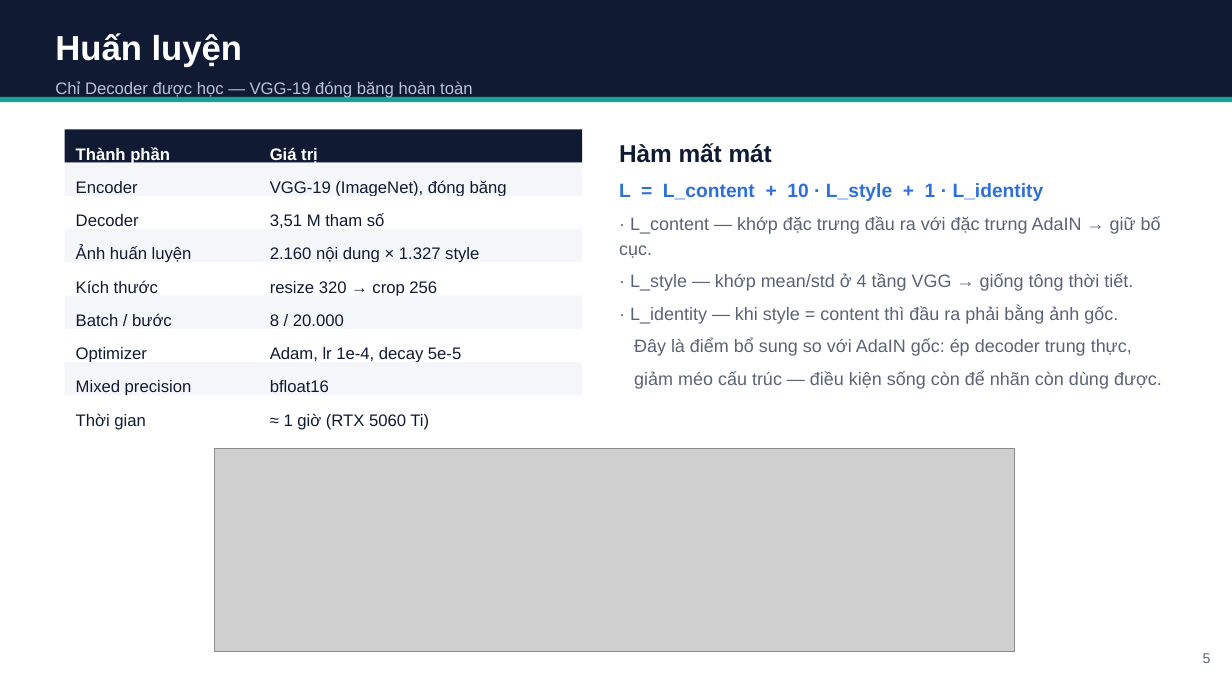
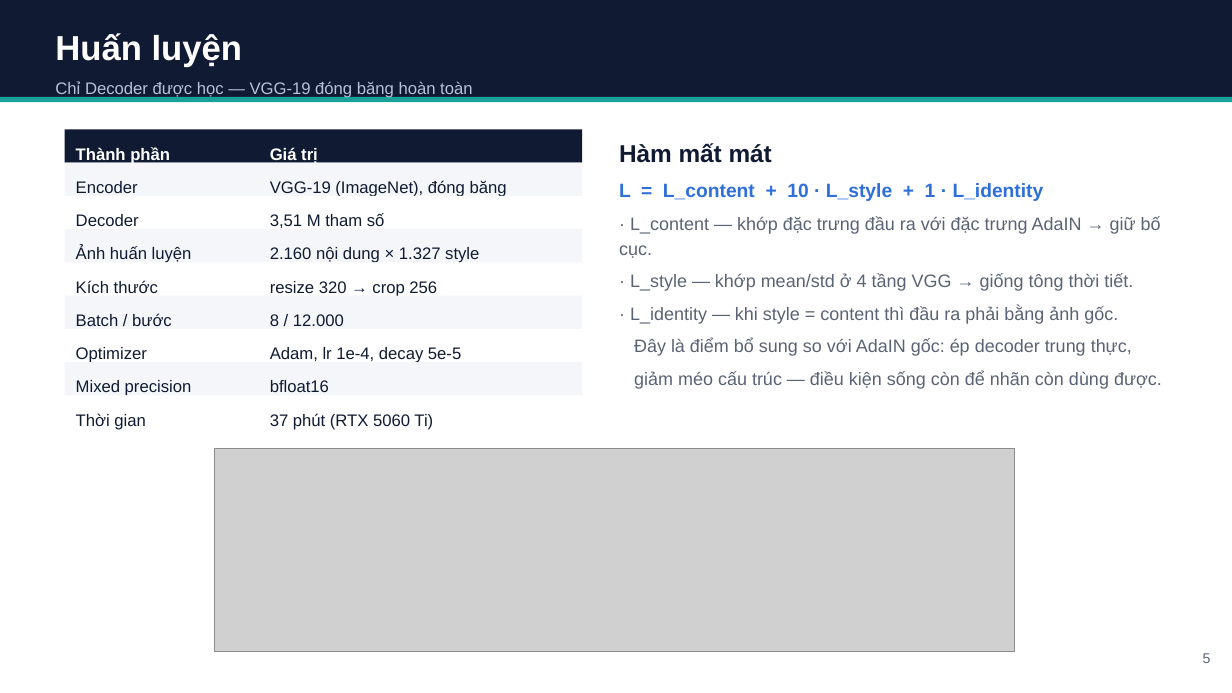
Before and after one commit to QuyDatSadBoy/StyleTranfer_Viettel_Course_DeepLearning, a slide deck: slide 6 of slides/BaoCao_TangCuongDuLieuThoiTiet.pptx. Drawn at 1232x693 pixels with LibreOffice and Linux fonts; fonts in the diff are those of the drawing; grey boxes stand for pictures. Boxes give left, top, right and bottom in pixels: in the first picture for what was removed or moved away, otherwise in the second. Text is boxed around its words. In the diff, an @@ line names an element or a change of style, - is before the commit and + after.

```diff
--- a/slides/BaoCao_TangCuongDuLieuThoiTiet.pptx
+++ b/slides/BaoCao_TangCuongDuLieuThoiTiet.pptx
@@ text at [270,314,344,326]: text changed @@
-8 / 20.000
+8 / 12.000
@@ text at [270,413,433,430]: text changed @@
-≈ 1 giờ (RTX 5060 Ti)
+37 phút (RTX 5060 Ti)
```
Also in this commit, not shown: 3 other slides changed, 1 slide removed, 8 other files.
